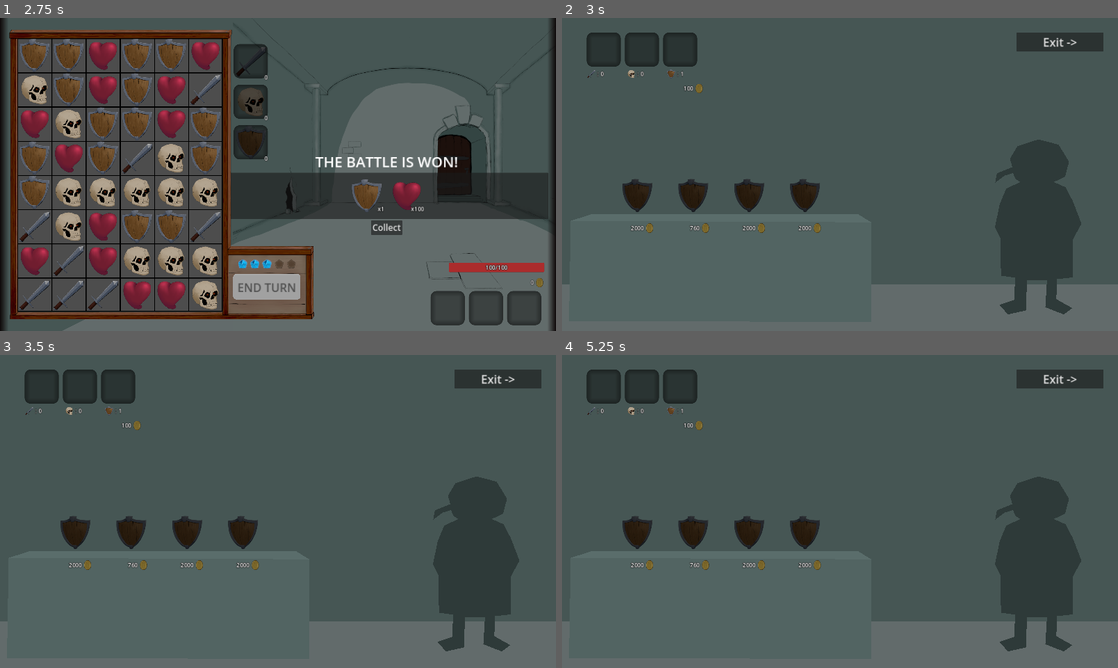
Above: before the commit, frames 1-4 (two rows, left to right).
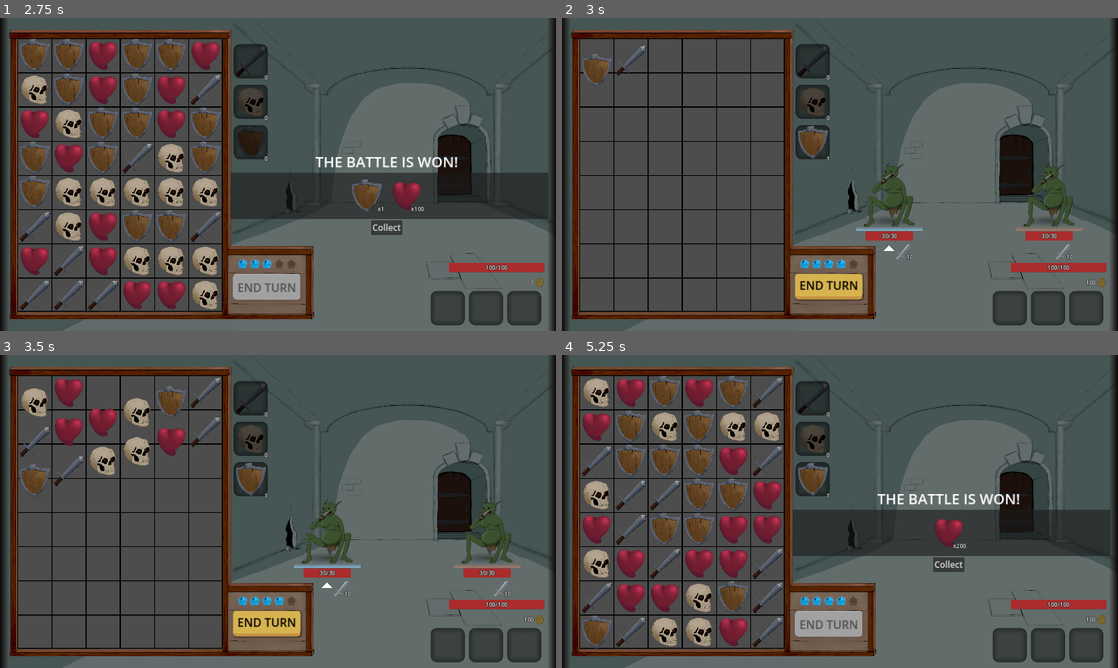
Above: after the commit, the same moments.

Repository: WcOnR/your-mom-is-the-dungeon-lord
Game: Godot game, scene res://game_objects/rooms/world.tscn
The game is run twice, just before and just after one commit, with the same random seed, the same clock (stepped at 60 frames per second) and the same inputs. The engine's default icon, where the game draws it, is replaced by a stand-in: a white triangle on a blue panel in a dark square.
Inputs (mouse positions are in pixels of both pictures, inside the frame that each line leads up to):
- Up to frame 1 (2.75 s): move the mouse to (400, 158) at 0.52 s; press the mouse at (400, 158) at 0.53 s; hold W 0.53-1.28 s; move the mouse to (166, 190) at 1.27 s; release the mouse at (166, 190) at 1.28 s; click (166, 190) at 1.35 s; move the mouse to (333, 105) at 2.02 s; press the mouse at (333, 105) at 2.03 s; hold W from 2.03 s (still down)
- Up to frame 2 (3 s): release W at 2.75 s; release the mouse at (895, 105) at 2.75 s; click "Collect" at 2.75 s
- Up to frame 3 (3.5 s): no input
- Up to frame 4 (5.25 s): move the mouse to (812, 574) at 3.52 s; hold W 3.53-4.28 s; click (812, 574) at 3.6 s; move the mouse to (1006, 558) at 4.27 s; press the mouse at (1006, 558) at 4.28 s; move the mouse to (673, 464) at 5.02 s; release the mouse at (673, 464) at 5.03 s; click (673, 464) at 5.1 s

Frame 1 is identical in both runs. In frame 2, 41% of the frame differs, in the area x 0-100%, y 0-100%; in frame 3, 43%; in frame 4, 53%.

Commit message:
Fixed bug with equip generation and with sharp heart offseted args

Diff:
--- a/game_objects/components/inventory_comp.gd
+++ b/game_objects/components/inventory_comp.gd
@@ -64,7 +64,7 @@
 func can_buy(pack : ItemPack) -> bool:
 	var currency_pack := get_currency_pack()
 	var enough_currency := pack.get_price() <= currency_pack.count
-	return enough_currency and _is_fit_in_slots(pack.item_preset)
+	return enough_currency and is_fit_in_slots(pack.item_preset)
 
 
 func get_currency_pack() -> ItemPack:
@@ -108,7 +108,7 @@
 				was_null = false
 
 
-func _is_fit_in_slots(item : ItemPreset) -> bool:
+func is_fit_in_slots(item : ItemPreset) -> bool:
 	var max_equip_level := SettingsManager.settings.max_equip_level
 	var items : Array[ItemPreset] = []
 	var maxed_items : Array[ItemPreset] = []
--- a/game_objects/game_mode/battle_game_mode/reward_calculator.gd
+++ b/game_objects/game_mode/battle_game_mode/reward_calculator.gd
@@ -67,56 +67,31 @@
 	return result
 
 
-func _get_equip_presets() -> Array[ItemPreset]:
-	var equip_presets : Array[ItemPreset] = []
-	for data in SettingsManager.settings.equip_data:
-		equip_presets.append(data.item_preset_a)
-		equip_presets.append(data.item_preset_b)
-	return equip_presets
-
-
 func _get_equip(inventory : InventoryComp, ignore : Array[ItemPreset]) -> ItemPreset:
 	var settings := SettingsManager.settings
 	var fav_items : Array[ItemPreset] = []
-	var maxed_items : Array[ItemPreset] = []
-	var slots := inventory.get_slots()
-	for s in slots:
-		if s == null:
-			break
-		if s.count == settings.max_equip_level:
-			maxed_items.append(s.item_preset)
-		fav_items.append(s.item_preset)
-	## Get pool
-	var preset_pool := _get_equip_presets()
-	## Filter pool
-	if fav_items.size() == settings.equip_count:
-		preset_pool = fav_items.duplicate()
-	for maxed in maxed_items:
-		preset_pool.erase(maxed)
-	## Add super equip to pool if possible
-	var metadatas : Array[EquipMetadata] = []
-	for maxed in maxed_items:
-		var data := settings.get_equip_metadata(maxed)
-		if data in metadatas:
-			preset_pool.append(data.super_item_preset)
-		metadatas.append(data)
-	## Filter super equip
-	for item in fav_items:
-		if item.type == ItemPreset.Type.SUPER_EQUIP:
-			for data in settings.equip_data:
-				if data.super_item_preset == item:
-					preset_pool.erase(data.item_preset_a)
-					preset_pool.erase(data.item_preset_b)
-					preset_pool.erase(data.super_item_preset)
-					break
-	## Setup weights
+	for slot in inventory.get_slots():
+		if slot != null:
+			fav_items.append(slot.item_preset)
+	var preset_pool : Array[ItemPreset] = []
+	for data in settings.equip_data:
+		for item in data.get_items():
+			if inventory.is_fit_in_slots(item):
+				preset_pool.append(item)
+	var pool := preset_pool.duplicate()
+	for i in ignore:
+		pool.erase(i)
+	if pool.is_empty():
+		for item in preset_pool:
+			if item.type == ItemPreset.Type.SUPER_EQUIP:
+				pool.append(item)
+	preset_pool = pool
+
 	var weight : Array[int] = []
 	for equip in preset_pool:
 		var w := 1
-		if equip in fav_items:
+		if equip in fav_items or equip.type == ItemPreset.Type.SUPER_EQUIP:
 			w += 5
-		if equip in ignore and equip.type == ItemPreset.Type.EQUIP:
-			w = 0
 		weight.append(w)
 	return _pick_random_with_weight(preset_pool, weight)
 
--- a/game_objects/items/equip/vampire_heart/sharp_heart_action.gd
+++ b/game_objects/items/equip/vampire_heart/sharp_heart_action.gd
@@ -7,10 +7,11 @@
 	var _player := args[2] as Player
 	var _level := args[3] as int
 
-	var base_heal : Array[float] = [5, 0, 0]
-	_to_type.actions.actions[0].args.append(base_heal[_level - 1])
-	var base_attack : Array[float] = [5, 10, 15]
-	_to_type.actions.actions[0].args.append(base_attack[_level - 1])
+	var tmp : Array[float] = [5, 0, 0]
+	var base_heal : float = tmp[_level - 1]
+	tmp = [5, 10, 15]
+	var base_attack : float = tmp[_level - 1]
+	_to_type.actions.actions[0].args = [base_heal, base_attack]
 
 	var _field := _player.get_tree().get_first_node_in_group("Field") as Field
 	var _gem_set := _field.gem_set.duplicate() as GemSet
--- a/game_objects/items/equip/vampire_heart/vampire_heart_action.gd
+++ b/game_objects/items/equip/vampire_heart/vampire_heart_action.gd
@@ -14,8 +14,7 @@
 	var _player := args[2] as Player
 	var _level := args[3] as int
 
-	_to_type.actions.actions[0].args.append(0)
-	_to_type.actions.actions[0].args.append(20)
+	_to_type.actions.actions[0].args = [0, 20]
 
 	var _field := _player.get_tree().get_first_node_in_group("Field") as Field
 	var _gem_set := _field.gem_set.duplicate() as GemSet
--- a/game_objects/items/equip_metadata.gd
+++ b/game_objects/items/equip_metadata.gd
@@ -9,6 +9,10 @@
 
 
 const LEVEL_STR : String = "Level %d: %s\n"
+
+
+func get_items() -> Array[ItemPreset]:
+	return [item_preset_a, item_preset_b, super_item_preset]
 
 
 func get_full_item_description_a() -> String:
--- a/game_objects/rooms/normal_progression.tres
+++ b/game_objects/rooms/normal_progression.tres
@@ -15,4 +15,4 @@
 
 [resource]
 script = ExtResource("2_x7iit")
-rooms = Array[ExtResource("1_2lt7t")]([ExtResource("2_s6rmk"), ExtResource("2_03wbd"), ExtResource("2_s6rmk"), SubResource("Resource_pcl6j"), ExtResource("3_1psyb"), ExtResource("3_jejq7"), ExtResource("2_03wbd"), ExtResource("3_jejq7"), ExtResource("5_75h8w")])
+rooms = Array[ExtResource("1_2lt7t")]([ExtResource("2_s6rmk"), ExtResource("2_s6rmk"), SubResource("Resource_pcl6j"), ExtResource("3_1psyb"), ExtResource("3_jejq7"), ExtResource("2_03wbd"), ExtResource("3_jejq7"), ExtResource("5_75h8w")])
